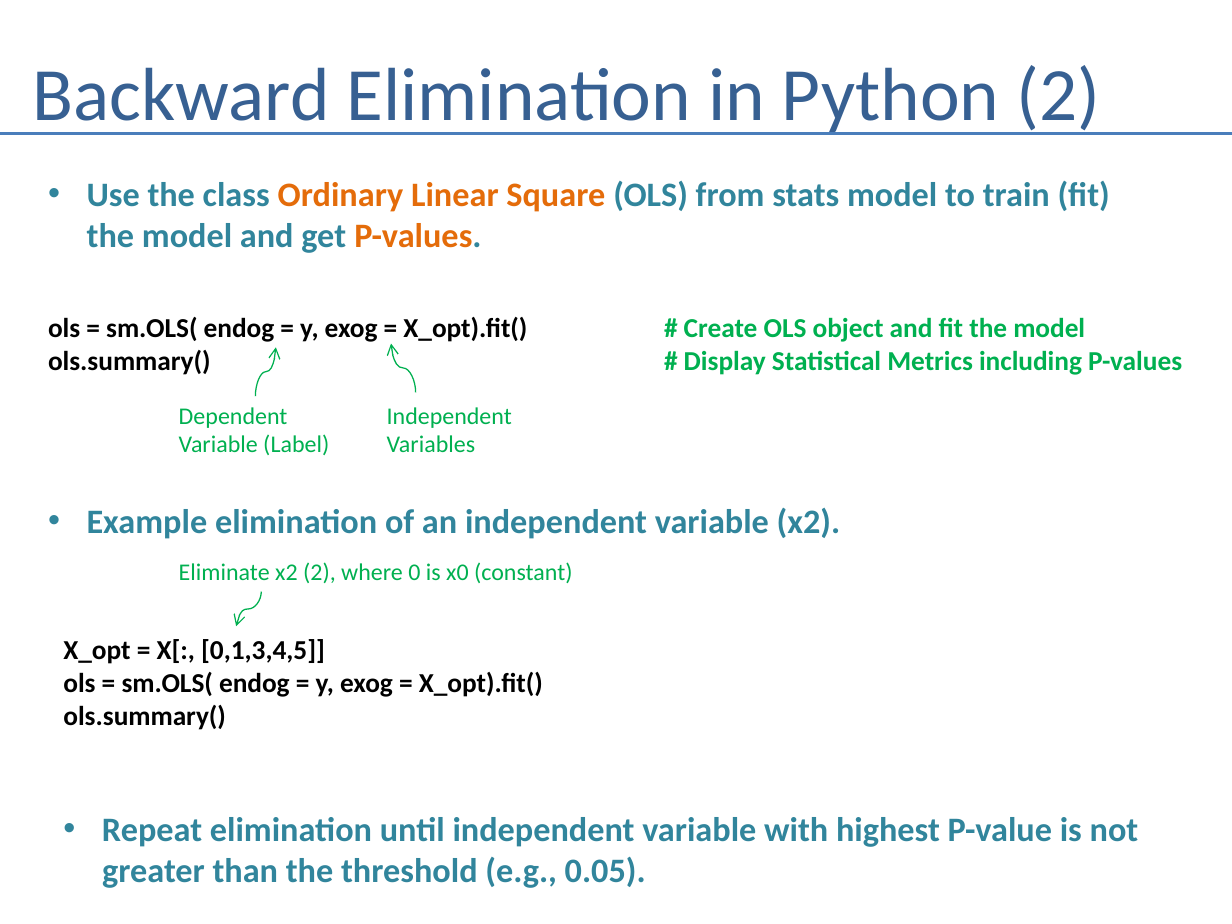
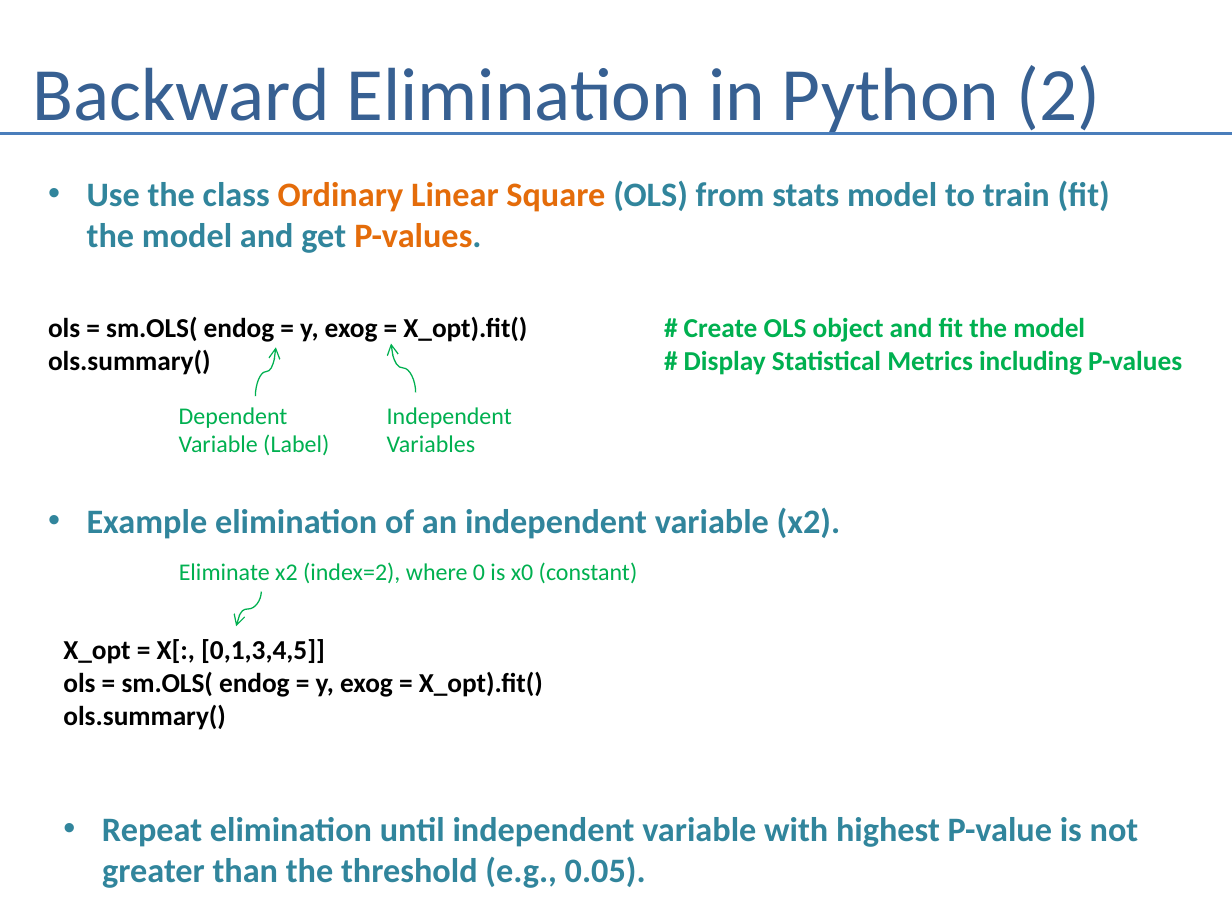
Before and after one commit to andrewferlitsch/Portland-Data-Science-Group, a slide deck: slide 8 of Presentations/ML Multiple Linear Regression.pptx. Drawn at 1232x924 pixels with LibreOffice and Linux fonts; fonts in the diff are those of the drawing. Boxes give left, top, right and bottom in pixels: in the first picture for what was removed or moved away, otherwise in the second. Text is boxed around its words. In the diff, an @@ line names an element or a change of style, - is before the commit and + after.

```diff
--- a/Presentations/ML Multiple Linear Regression.pptx
+++ b/Presentations/ML Multiple Linear Regression.pptx
@@ text at (179,562,638,583): text changed @@
-Eliminate x2 (2), where 0 is x0 (constant)
+Eliminate x2 (index=2), where 0 is x0 (constant)
```
Also in this commit, not shown: 1 other slide changed.
